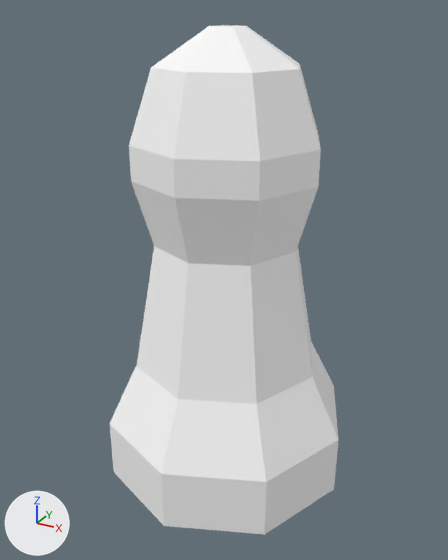
Renders of the glTF model godot/assets/models/pieces/white_pawn.glb from each side of a commit.
The view is the same before and after, from a 50 mm camera at (1.064, -1.96, 1.807) aimed at (-0.003, -0.021, 0.837). Every picture has the same lights, and +X, +Y and +Z are marked at lower left. Where no turn or scale is listed for an object, it has been applied to the vertices. Vertices at the same position are counted once.

In view in the first picture: 'pawn-col'.
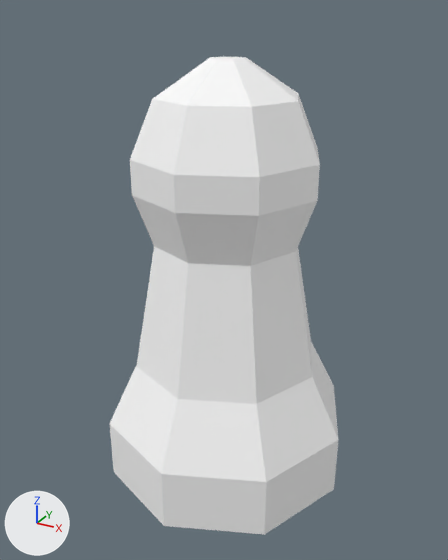
Commit message: Reimport pawns

Where the newer file only moved an object's origin or applied its transform, the numbers keep the older frame.

Location of each change, (x1, y1, x2, y2) in pixels of the pictures (448 x 560 px; the box of a moved part takes in the faces that stretch with it):
'pawn-col', reshaped (6% shorter)
    before: (109, 25, 339, 535)
    after: (109, 57, 339, 535)
part 1 of me_cylinder, moved or reshaped
    before: (151, 25, 300, 73)
    after: (153, 57, 298, 107)
part 2 of me_cylinder, moved or reshaped
    before: (129, 67, 321, 266)
    after: (130, 94, 320, 266)

Diff of the bpy script that builds the scene:
```diff
--- a/godot/assets/models/pieces/white_pawn.glb.py
+++ b/godot/assets/models/pieces/white_pawn.glb.py
@@ me_cylinder @@
 me_cylinder.from_pydata(...)  # 64 vertices, 124 faces; spans x -0.5..0.5, y -0.5..0.5, z 0.0..1.75
 # used by ob_pawn_col; location = (0.0, 0.0, 0.0)
+# me_cylinder part 1: all 16 vertices in x -0.26..0.26, y -0.26..0.26, z 1.62..1.75 are moved by (0.0, 0.0, -0.1)
+# me_cylinder part 2: all 16 vertices in x -0.35..0.35, y -0.35..0.35, z 1.25..1.38 are moved by (0.0, 0.0, -0.05)
 me_cylinder.materials.append(mat_material_003)
```
